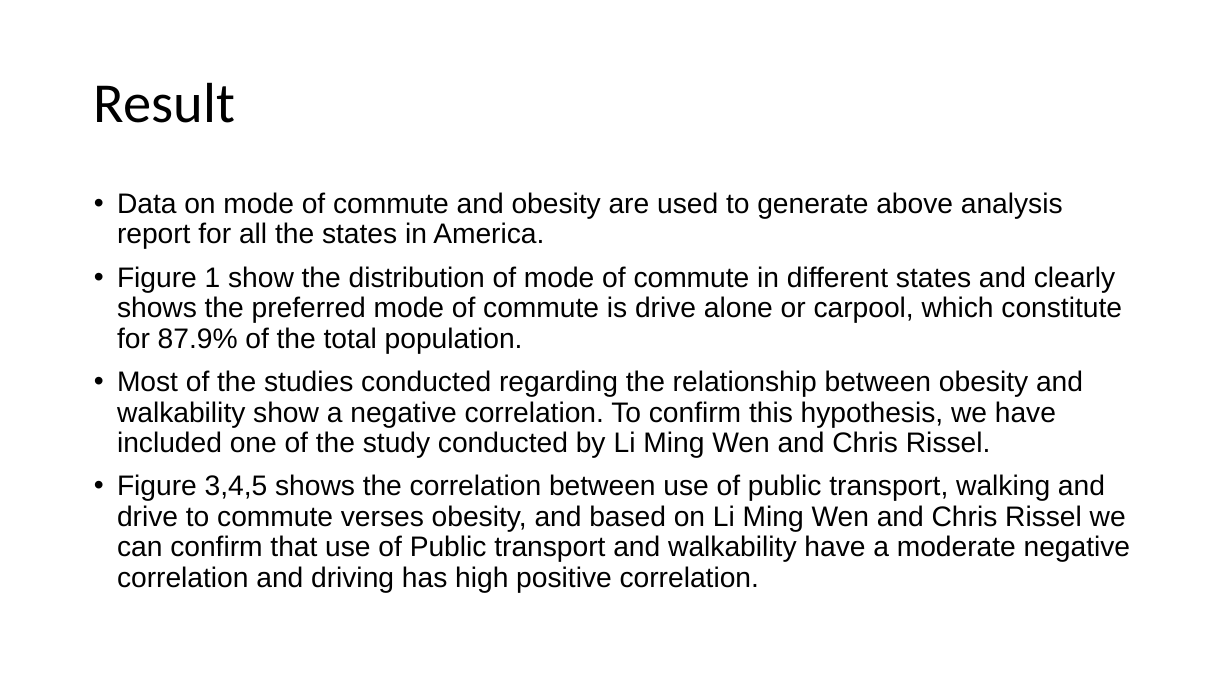
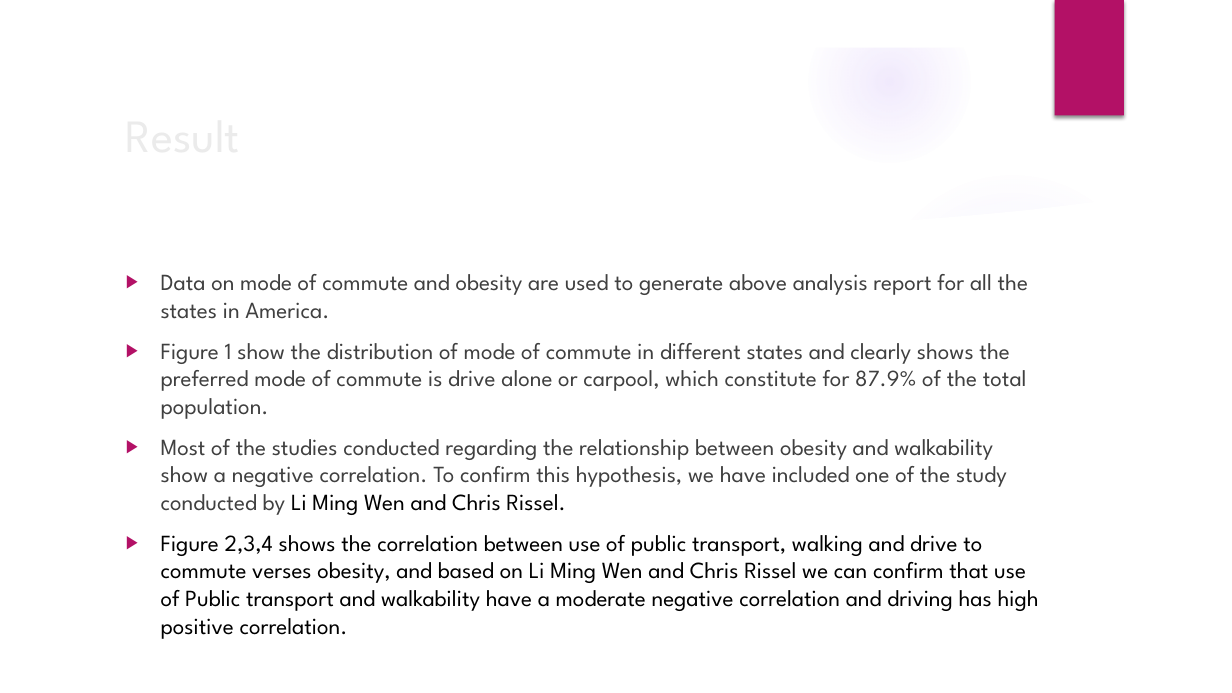
Before and after one commit to rajeshnair1984/Project_Obesity, a slide deck: slide 10 of O3_presentation.pptx (slide 12 before the commit). Drawn at 1232x693 pixels with LibreOffice and Linux fonts; fonts in the diff are those of the drawing; background and template pictures are left out. Boxes give left, top, right and bottom in pixels: in the first picture for what was removed or moved away, otherwise in the second. Text is boxed around its words. In the diff, an @@ line names an element or a change of style, - is before the commit and + after.

Commit message:
Updated presentation slides

```diff
--- a/O3_presentation.pptx
+++ b/O3_presentation.pptx
@@ group added at (0,0,1232,693): 5 ellipses, 3 freeform shapes @@
@@ rectangle added at (1055,0,1124,116), fill #B31166 @@
@@ title "Result": place and size @@
-title "Result" at (94,82,235,123)
+title "Result" at (116,98,1002,169)
@@ title "Result" at (116,98,1002,169): size 44 to 36 pt, font Calibri to League Spartan, text colour #000000 to #EBEBEB; line spacing 0.9 to 1 @@
@@ text "Data on mode of commute ...": place and size @@
-text "Data on mode of commute ..." at (117,192,1131,593)
+text "Data on mode of commute ..." at (161,274,1039,611)
@@ text at (161,274,1028,515): size 22 to 18 pt, font Arial to League Spartan, text colour #000000 to #404040 in "Data on mode of commute and obesity ...", "Figure 1 show the distribution of mode ...", "Most of the studies conducted regarding the ..."; bullet • to ▶; line spacing 0.9 to 1 @@
@@ text at (161,535,1039,611): text changed; size 22 to 18 pt; font Arial to League Spartan @@
-• Figure 3,4,5 shows the correlation between use of public transport, walking and drive to commute verses obesity, and based on Li Ming Wen and Chris Rissel we can confirm that use of Public transport and walkability have a moderate negative correlation and driving has high positive correlation.
+▶ Figure 2,3,4 shows the correlation between use of public transport, walking and drive to commute verses obesity, and based on Li Ming Wen and Chris Rissel we can confirm that use of Public transport and walkability have a moderate negative correlation and driving has high positive correlation.
```
Also in this commit, not shown: 10 other slides changed, 1 slide added, 1 slide removed.
